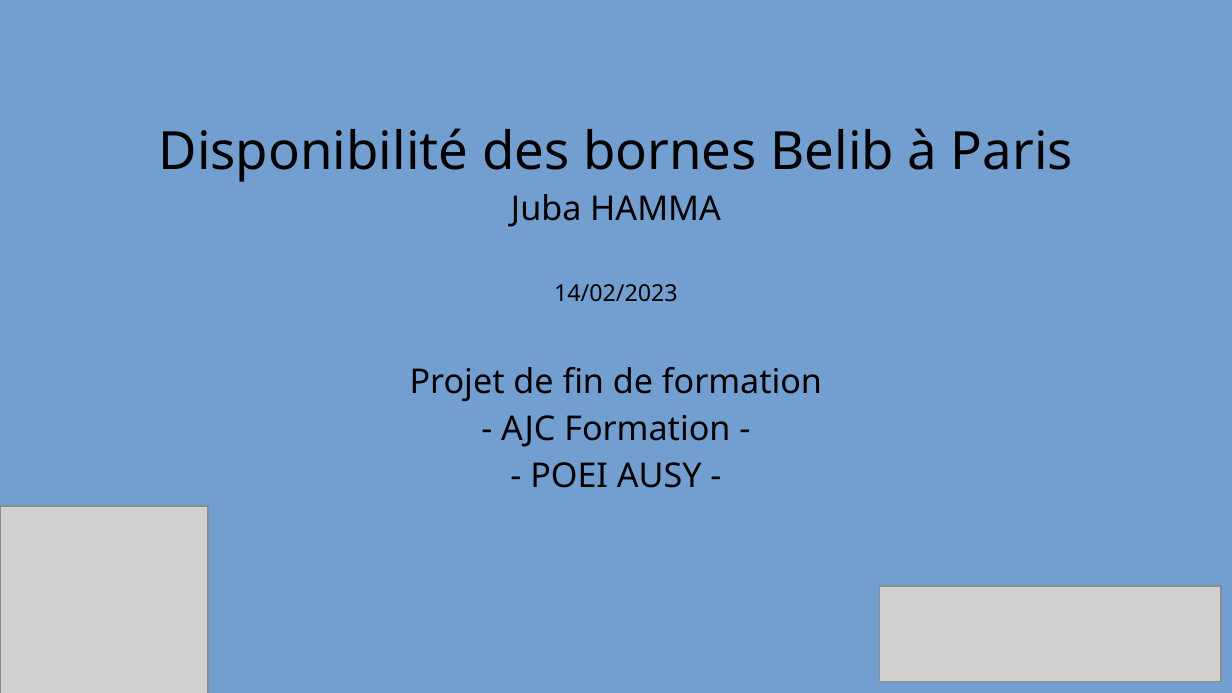
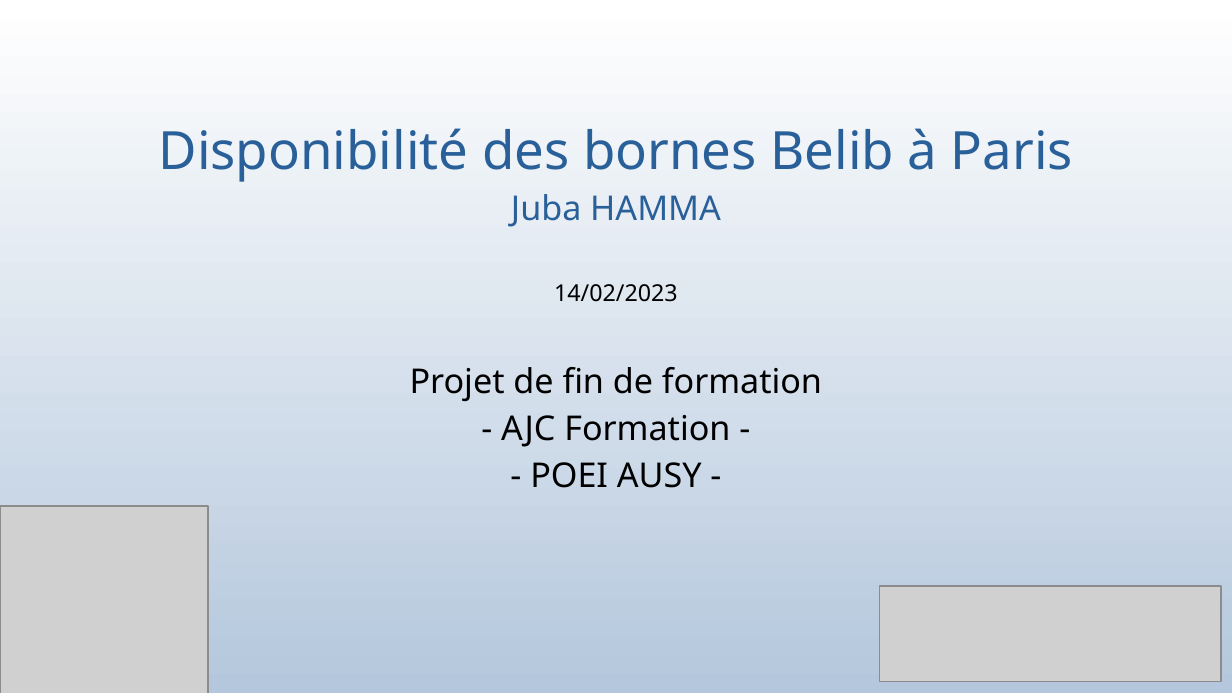
Before and after one commit to bauj/AJC_projet_belib, a slide deck: slide 1 of presentation_projet.odp. Drawn at 1232x693 pixels with LibreOffice and Linux fonts; fonts in the diff are those of the drawing; grey boxes stand for pictures. Boxes give left, top, right and bottom in pixels: in the first picture for what was removed or moved away, otherwise in the second. Text is boxed around its words. In the diff, an @@ line names an element or a change of style, - is before the commit and + after.

```diff
--- a/presentation_projet.odp
+++ b/presentation_projet.odp
@@ background #729FCF to gradient #FFFFFF to #B4C7DC @@
@@ subtitle at (159, 128, 1073, 227): text colour #000000 to #2A6099 in "Disponibilité des bornes Belib à Paris", "Juba HAMMA" @@
```
Also in this commit, not shown: 6 other slides changed, 35 slides added, 5 slides removed, 15 other files.
